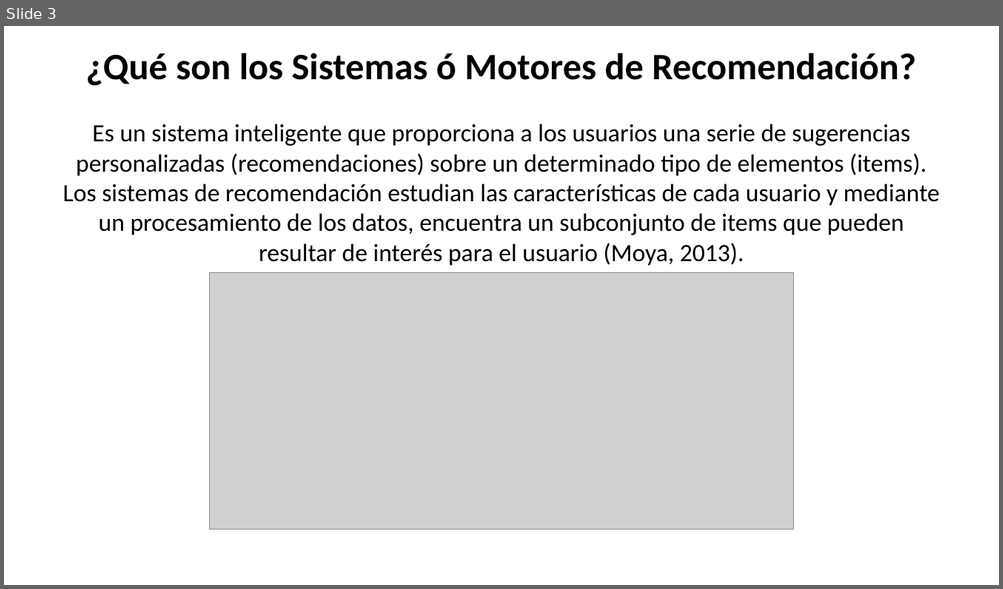
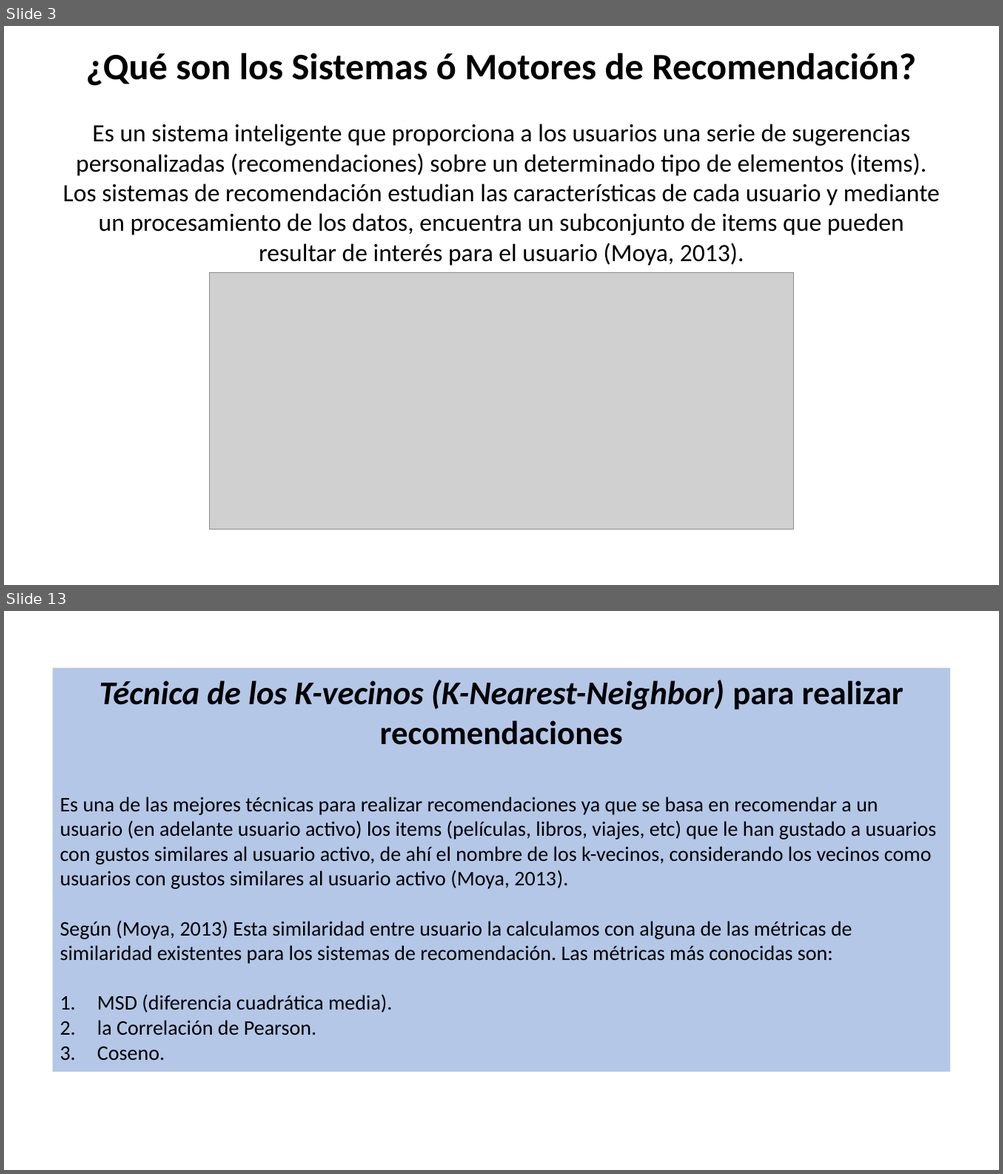
Before and after one commit to osoriopedro/um_fac_ing_semillero_IA, a slide deck: Sistema_Recomendacion/Presentacion_Sistema_Recomendación.pptx. Shown one above the other, each under a label of ours: slide 3 before the commit, slides 3 and 13 after it; the slides between them are not shown. The pictures are 1003x589 and 1003x1174 pixels, drawn with LibreOffice and Linux fonts; fonts in the diff are those of the drawing; grey boxes stand for pictures; background and template pictures are left out. Boxes give left, top, right and bottom in pixels: in the first picture for what was removed or moved away, otherwise in the second. Text is boxed around its words. In the diff, an @@ line names an element or a change of style, - is before the commit and + after.

Commit message:
Presentacion_SistemaRecomendacion_Actualizada
Se actualiza presentación sobre Sistemas de Recomendación

```diff
--- a/Sistema_Recomendacion/Presentacion_Sistema_Recomendación.pptx
+++ b/Sistema_Recomendacion/Presentacion_Sistema_Recomendación.pptx
@@ slide 13 added at [4,611,999,1170], background picture (left out) @@
@@ rectangle added at [53,668,950,1072], fill #B4C7E7, 20 pt, text #000000 @@
+Técnica de los K-vecinos (K-Nearest-Neighbor) para realizar recomendaciones
+Es una de las mejores técnicas para realizar recomendaciones ya que se basa en recomendar a un usuario (en adelante usuario activo) los items (películas, libros, viajes, etc) que le han gustado a usuarios con gustos similares al usuario activo, de ahí el nombre de los k-vecinos, considerando los vecinos como usuarios con gustos similares al usuario activo (Moya, 2013).
+Según (Moya, 2013) Esta similaridad entre usuario la calculamos con alguna de las métricas de similaridad existentes para los sistemas de recomendación. Las métricas más conocidas son:
+1. MSD (diferencia cuadrática media).
+2. la Correlación de Pearson.
+3. Coseno.
```
Also in this commit, not shown: 8 slides changed, 10 other slides added.
